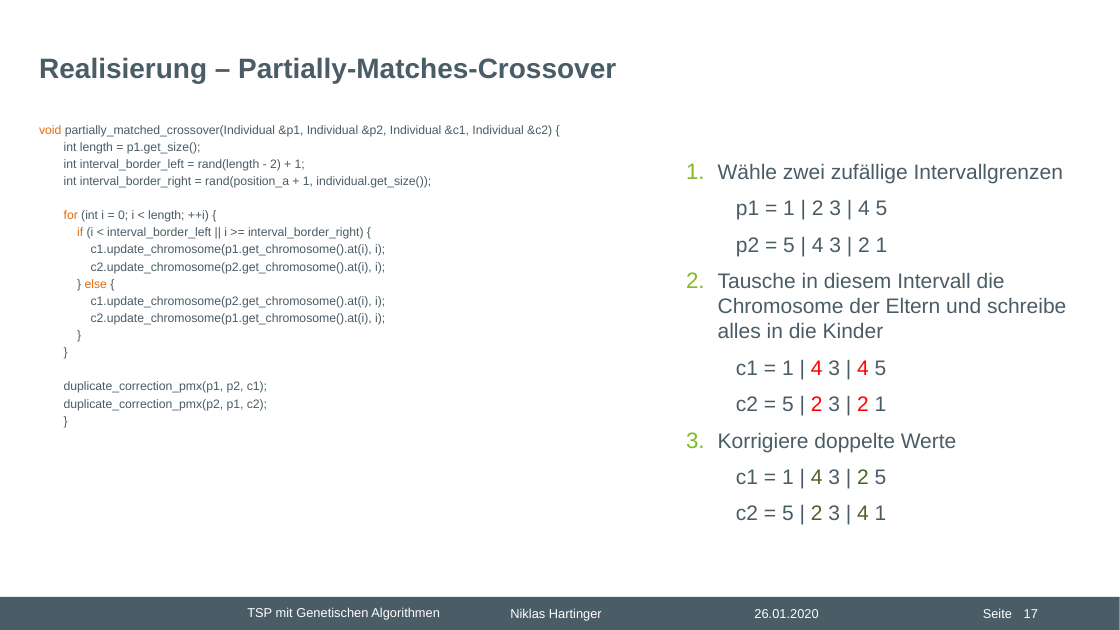
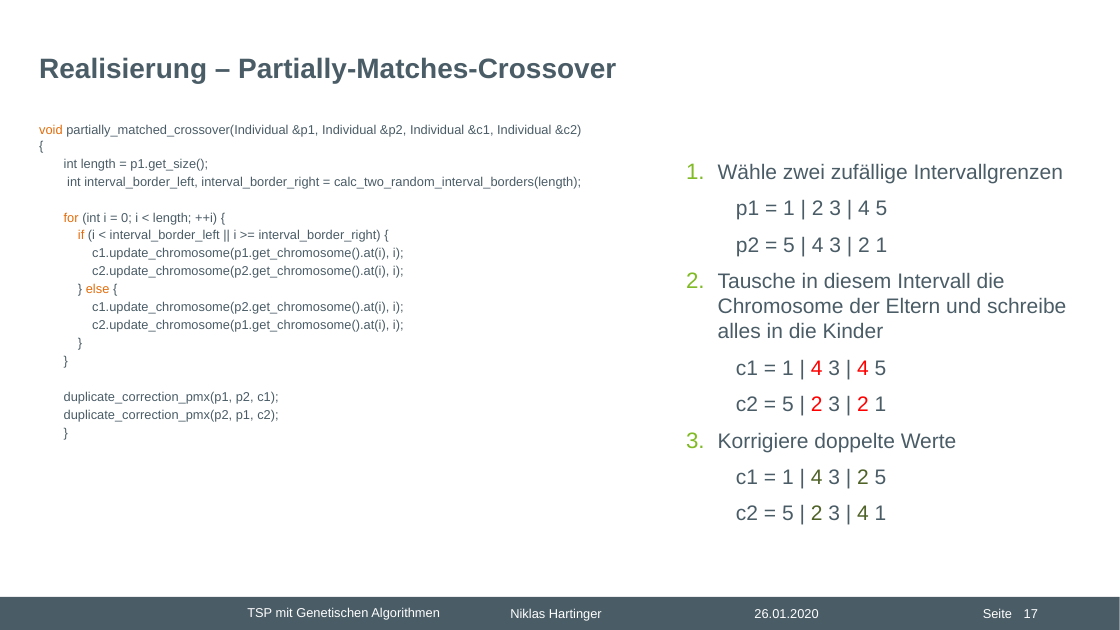
Before and after one commit to nhrt/Genetic-Algorithms, a slide deck: slide 17 of Projektvortrag/Präsentation Projektvortrag.pptx. Drawn at 1120x630 pixels with LibreOffice and Linux fonts; fonts in the diff are those of the drawing; background and template pictures are left out. Boxes give left, top, right and bottom in pixels: in the first picture for what was removed or moved away, otherwise in the second. Text is boxed around its words. In the diff, an @@ line names an element or a change of style, - is before the commit and + after.

```diff
--- a/Projektvortrag/Präsentation Projektvortrag.pptx
+++ b/Projektvortrag/Präsentation Projektvortrag.pptx
@@ text at box(39, 124, 581, 422): size 10.5 to 11 pt in "void partially_matched_crossover(Individual &p1, Individual  ...", "int length = p1.get_size();", "for (int i = 0; i < ...", "if (i < interval_border_left || i >= ..." and 10 more places @@
@@ text at box(67, 176, 581, 188): text changed; size 10.5 to 11 pt @@
-  int interval_border_left = rand(length - 2) + 1;
-  int interval_border_right = rand(position_a + 1, individual.get_size());
+  int interval_border_left, interval_border_right = calc_two_random_interval_borders(length);
```
Also in this commit, not shown: 18 other slides changed, 15 other files.
